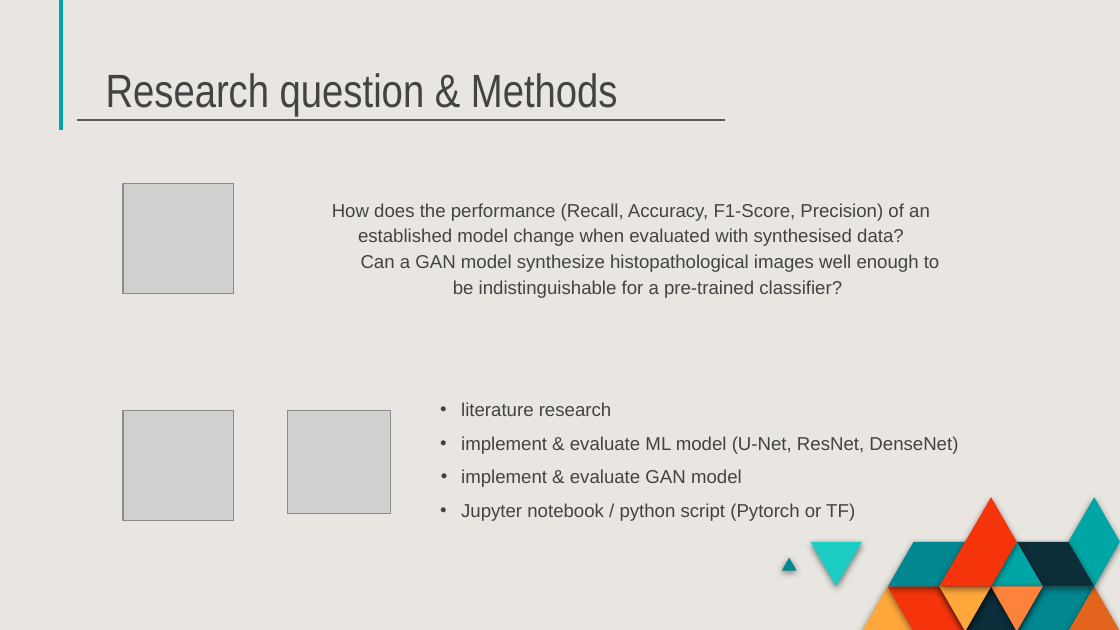
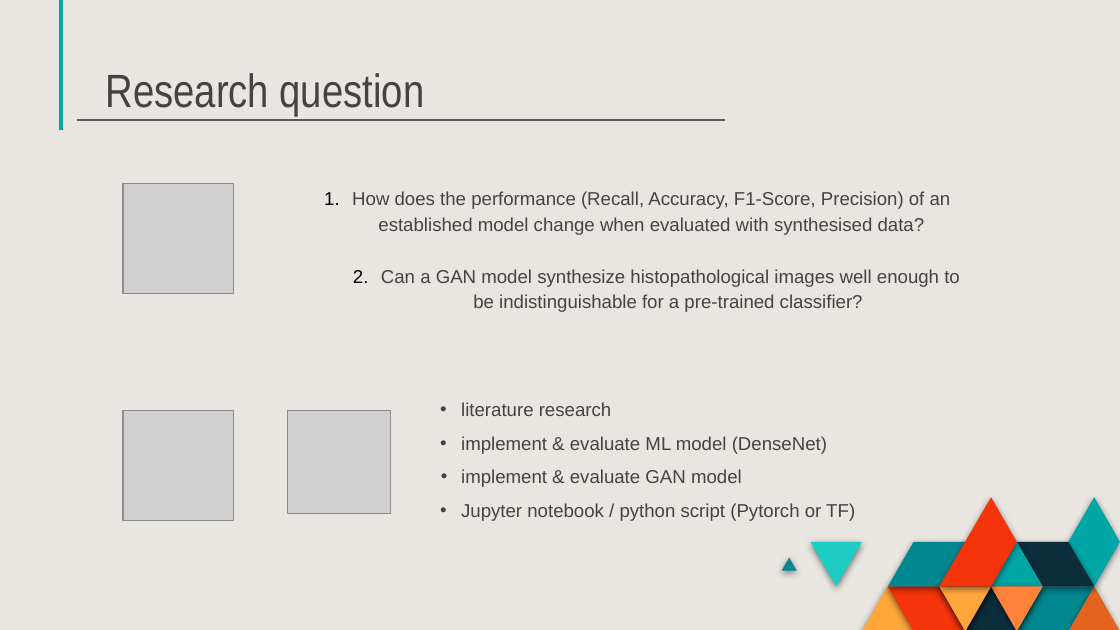
Before and after one commit to eliasmarcon/Medical_Imaging_Project, a slide deck: slide 4 of Presentations/Final_Presentation_Khoss_Marcon.pptx (slide 6 before the commit). Drawn at 1120x630 pixels with LibreOffice and Linux fonts; fonts in the diff are those of the drawing; grey boxes stand for pictures. Boxes give left, top, right and bottom in pixels: in the first picture for what was removed or moved away, otherwise in the second. Text is boxed around its words. In the diff, an @@ line names an element or a change of style, - is before the commit and + after.

Commit message:
Presentation

```diff
--- a/Presentations/Final_Presentation_Khoss_Marcon.pptx
+++ b/Presentations/Final_Presentation_Khoss_Marcon.pptx
@@ title at [106, 73, 425, 117]: text changed @@
-Research question & Methods
+Research question
@@ text "How does the performance (Recall, ...": place and size @@
-text "How does the performance (Recall, ..." at [332, 203, 940, 298]
+text "How does the performance (Recall, ..." at [352, 191, 960, 312]
@@ text "How does the performance (Recall, ..." at [352, 191, 960, 312]: bullet none to 1. @@
@@ text at [461, 436, 827, 454]: text changed @@
-• implement & evaluate ML model (U-Net, ResNet, DenseNet)
+• implement & evaluate ML model (DenseNet)
```
Also in this commit, not shown: 2 other slides changed, 7 slides added, 1 other file.
